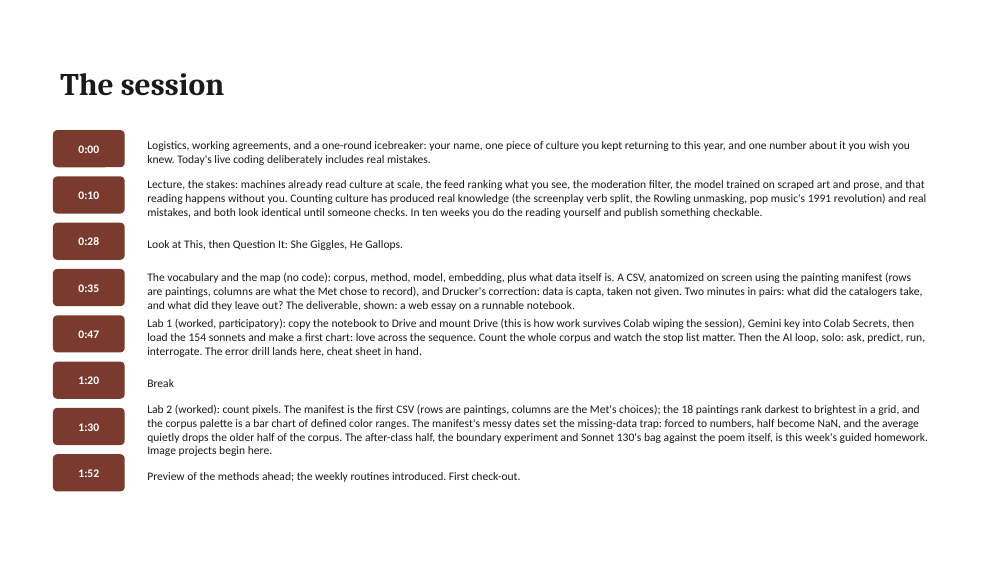
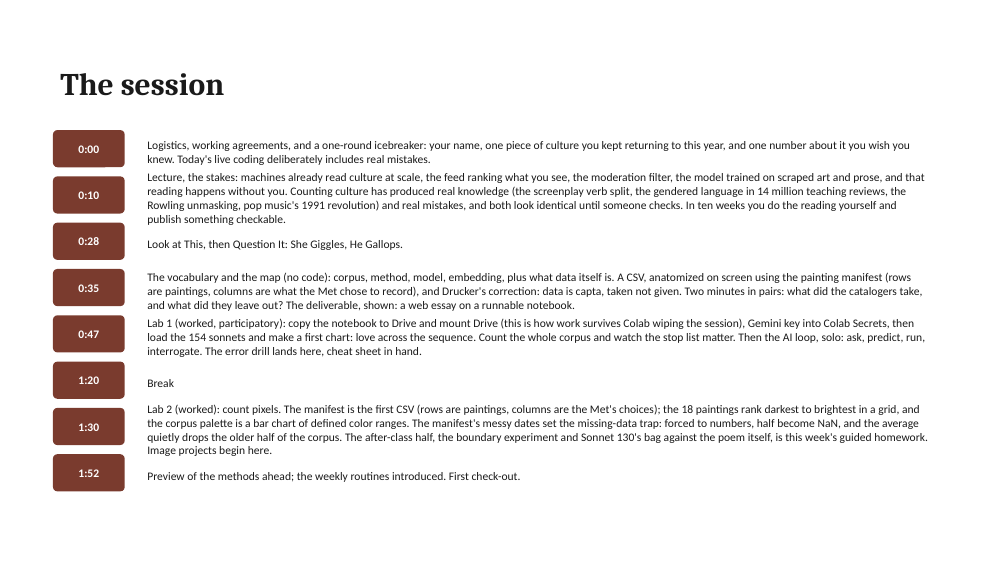
Before and after one commit to lucianli123/culture-as-data-2026, a slide deck: slide 17 of slides/pptx/week-01.pptx. Drawn at 1008x567 pixels with LibreOffice and Linux fonts; fonts in the diff are those of the drawing. Boxes give left, top, right and bottom in pixels: in the first picture for what was removed or moved away, otherwise in the second. Text is boxed around its words. In the diff, an @@ line names an element or a change of style, - is before the commit and + after.

```diff
--- a/slides/pptx/week-01.pptx
+++ b/slides/pptx/week-01.pptx
@@ text at [147, 173, 924, 225]: text changed @@
-Lecture, the stakes: machines already read culture at scale, the feed ranking what you see, the moderation filter, the model trained on scraped art and prose, and that reading happens without you. Counting culture has produced real knowledge (the screenplay verb split, the Rowling unmasking, pop music's 1991 revolution) and real mistakes, and both look identical until someone checks. In ten weeks you do the reading yourself and publish something checkable.
+Lecture, the stakes: machines already read culture at scale, the feed ranking what you see, the moderation filter, the model trained on scraped art and prose, and that reading happens without you. Counting culture has produced real knowledge (the screenplay verb split, the gendered language in 14 million teaching reviews, the Rowling unmasking, pop music's 1991 revolution) and real mistakes, and both look identical until someone checks. In ten weeks you do the reading yourself and publish something checkable.
```
Also in this commit, not shown: 22 other files.
